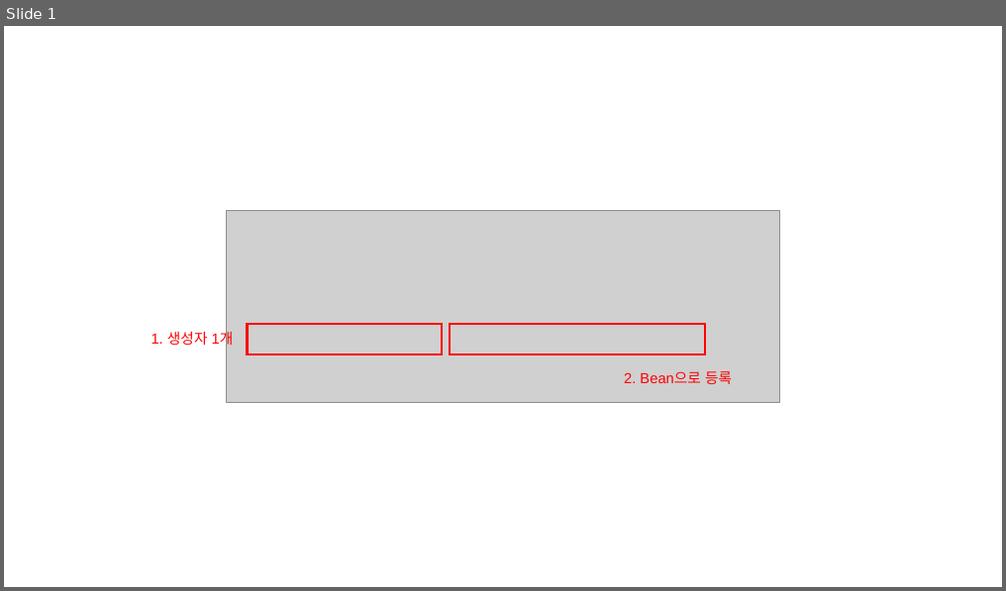
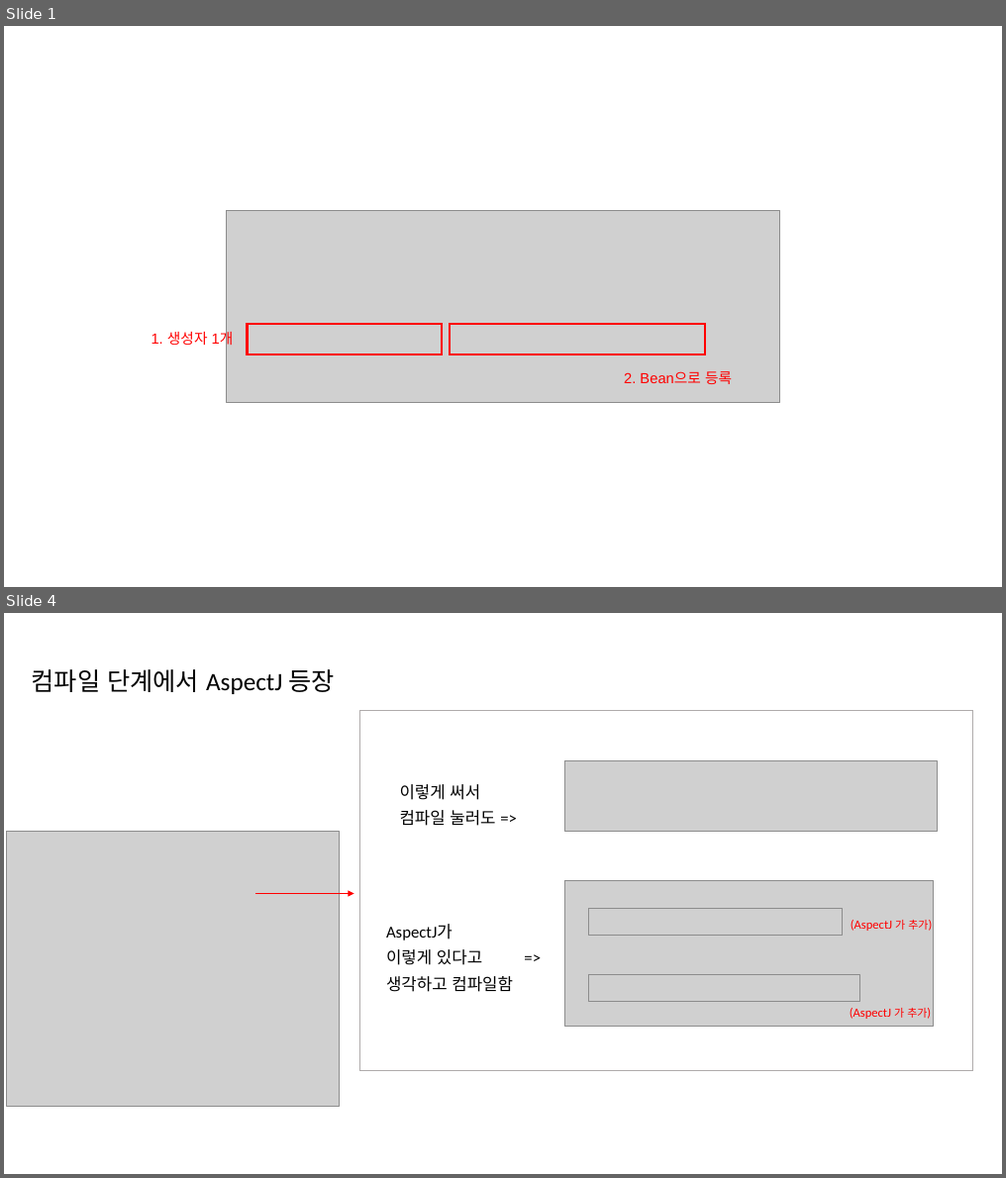
Before and after one commit to osj3474/Spring-Note, a slide deck: 01-예제로 배우는 스프링 입문/assets/image.pptx. Shown one above the other, each under a label of ours: slide 1 before the commit, slides 1 and 4 after it; the slides between them are not shown. The pictures are 1006x591 and 1006x1178 pixels, drawn with LibreOffice and Linux fonts; fonts in the diff are those of the drawing; grey boxes stand for pictures. Boxes give left, top, right and bottom in pixels: in the first picture for what was removed or moved away, otherwise in the second. Text is boxed around its words. In the diff, an @@ line names an element or a change of style, - is before the commit and + after.

```diff
--- a/01-예제로 배우는 스프링 입문/assets/image.pptx
+++ b/01-예제로 배우는 스프링 입문/assets/image.pptx
@@ slide 4 added at (4,613,1002,1174), background #FFFFFF @@
@@ text added at (32,669,334,694), 24 pt, text #000000 @@
+컴파일 단계에서 AspectJ 등장
@@ rectangle added at (360,710,973,1071), outline #AFABAB 1 pt @@
@@ picture added at (7,832,340,1106) @@
@@ arrow added from (255, 894) to (354, 894), #FF0000 1 pt @@
@@ group added at (386,761,937,1026): 4 pictures, 4 texts @@
+이렇게 써서
+컴파일 눌러도 =>
+AspectJ가
+이렇게 있다고 =>
+생각하고 컴파일함
+(AspectJ 가 추가)
+(AspectJ 가 추가)
```
Also in this commit, not shown: 2 other slides added, 2 slides removed, 3 other files.
